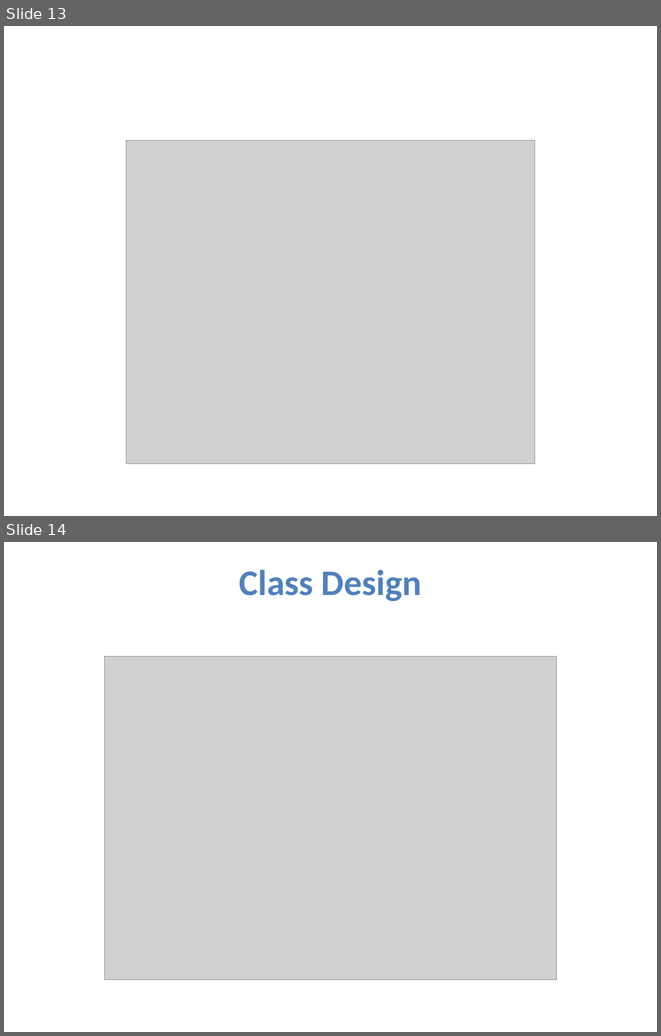
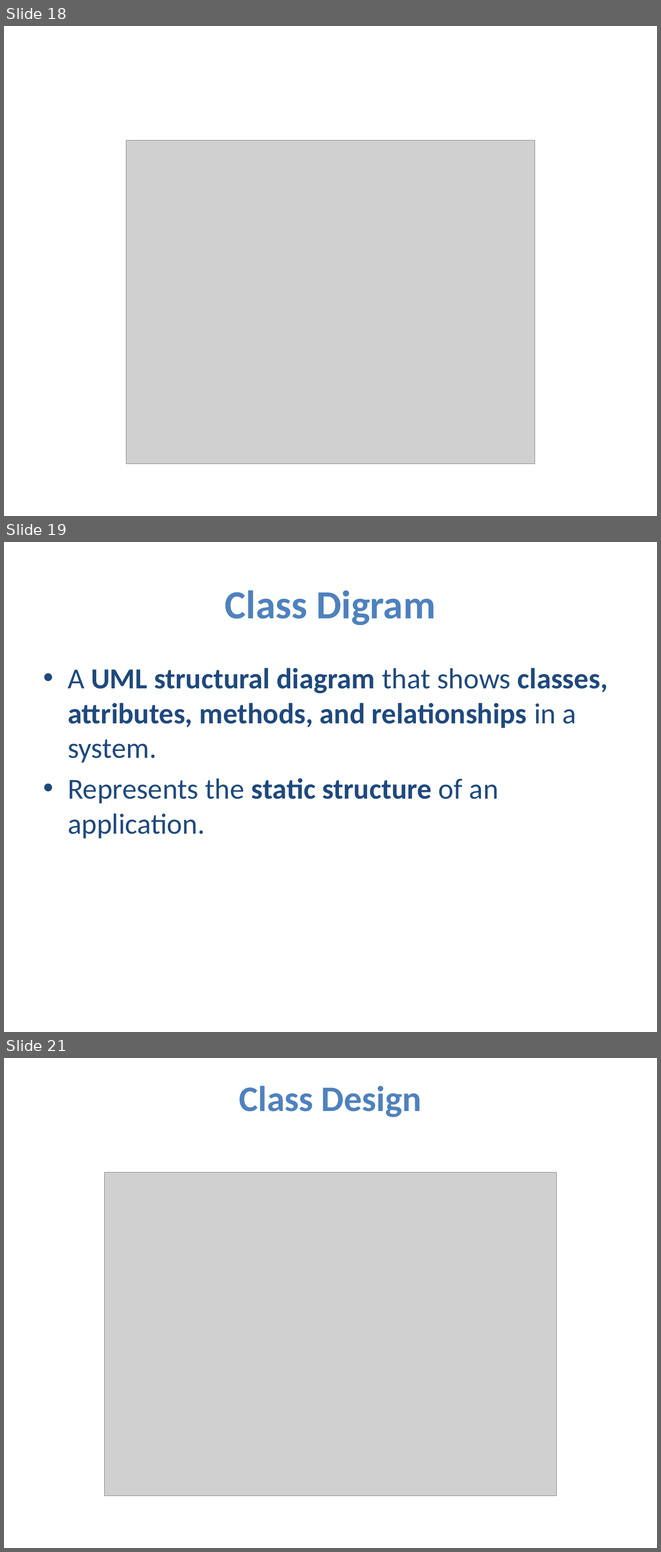
Before and after one commit to KedijaAnsha/software-tools, a slide deck: Wache-Market.pptx. Shown one above the other, each under a label of ours: slides 13 and 14 before the commit, slides 18, 19 and 21 after it; the slides between them are not shown. The pictures are 661x1036 and 661x1552 pixels, drawn with LibreOffice and Linux fonts; fonts in the diff are those of the drawing; grey boxes stand for pictures. Boxes give left, top, right and bottom in pixels: in the first picture for what was removed or moved away, otherwise in the second. Text is boxed around its words. In the diff, an @@ line names an element or a change of style, - is before the commit and + after.

```diff
--- a/Wache-Market.pptx
+++ b/Wache-Market.pptx
@@ slide 19 added at (4, 542, 657, 1032), background #FFFFFF @@
@@ title added at (225, 590, 435, 625), 44 pt, text #4F81BD, bold @@
+Class Digram
@@ text added at (68, 668, 608, 838), 32 pt, text #1F497D, bold @@
+• A UML structural diagram that shows classes, attributes, methods, and relationships in a system.
+• Represents the static structure of an application.
@@ what was slide 13 is now slide 18 @@
@@ what was slide 14 is now slide 21 @@
```
Also in this commit, not shown: 1 slide changed, 7 other slides added.
